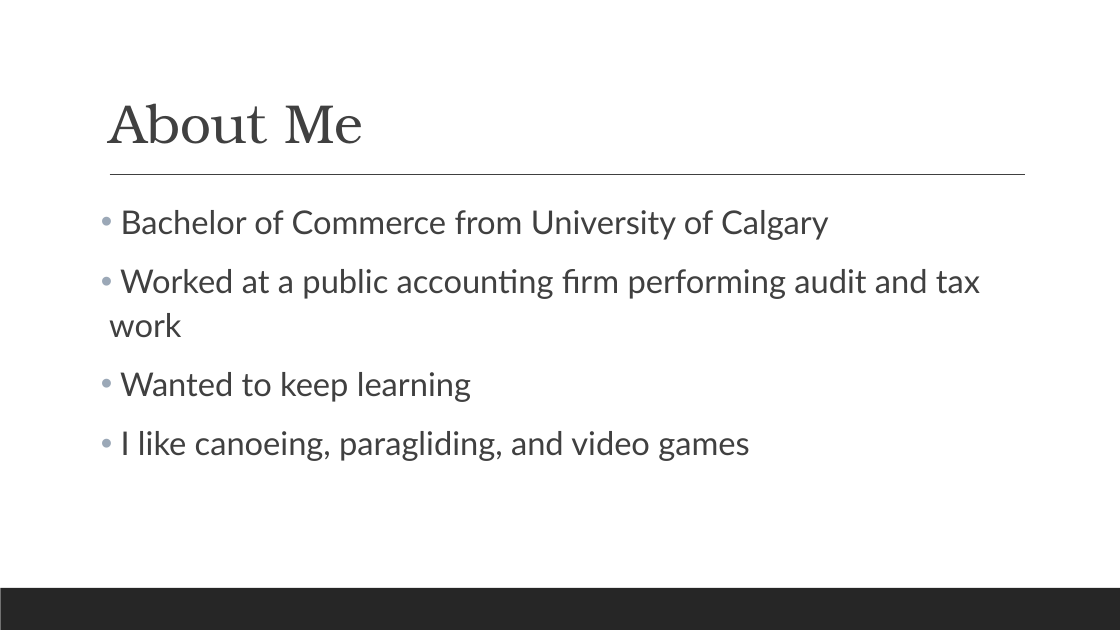
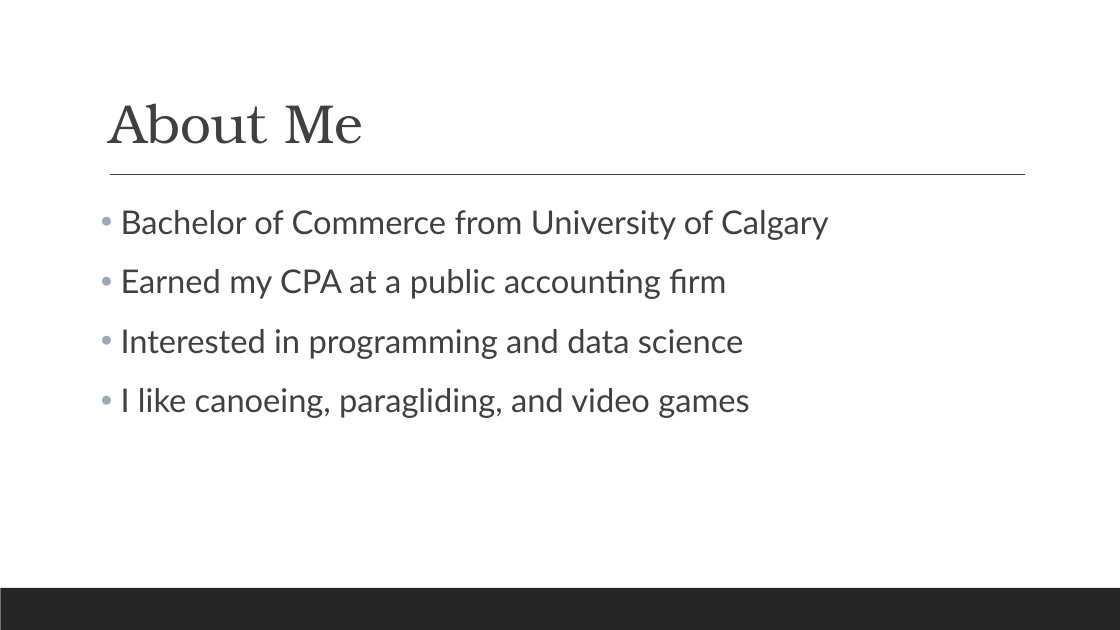
Before and after one commit to acwutzke/Stock-Prediction, a slide deck: slide 2 of Final Project.pptx. Drawn at 1120x630 pixels with LibreOffice and Linux fonts; fonts in the diff are those of the drawing. Boxes give left, top, right and bottom in pixels: in the first picture for what was removed or moved away, otherwise in the second. Text is boxed around its words. In the diff, an @@ line names an element or a change of style, - is before the commit and + after.

```diff
--- a/Final Project.pptx
+++ b/Final Project.pptx
@@ text at bbox=[121, 269, 744, 359]: text changed @@
-• Worked at a public accounting firm performing audit and tax work
-• Wanted to keep learning
+• Earned my CPA at a public accounting firm
+• Interested in programming and data science
```
Also in this commit, not shown: 1 slide removed, 3 other files.
